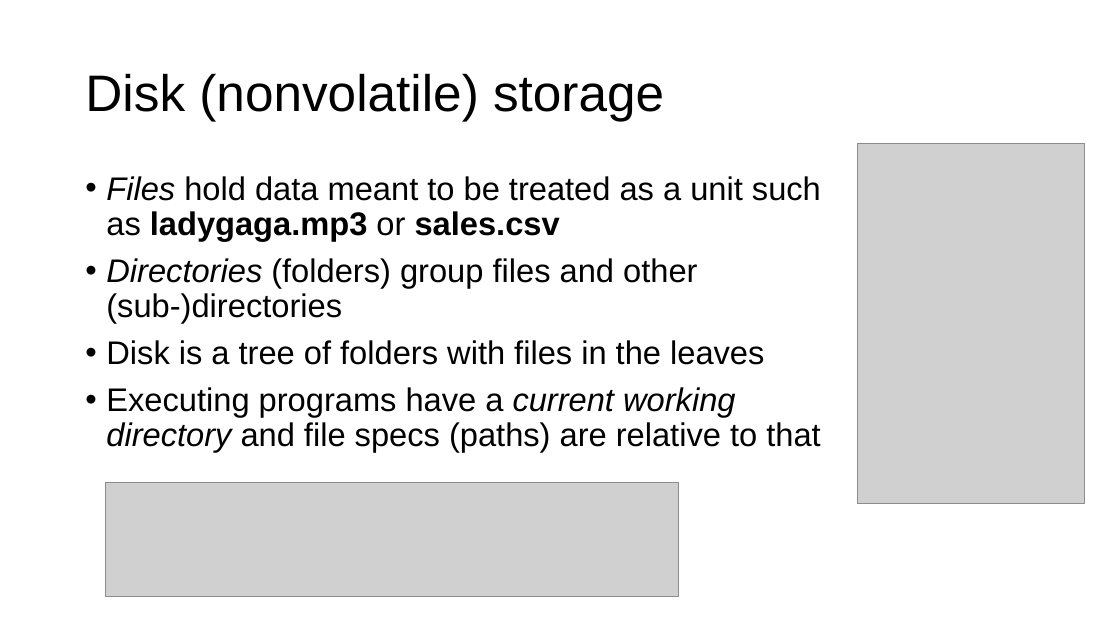
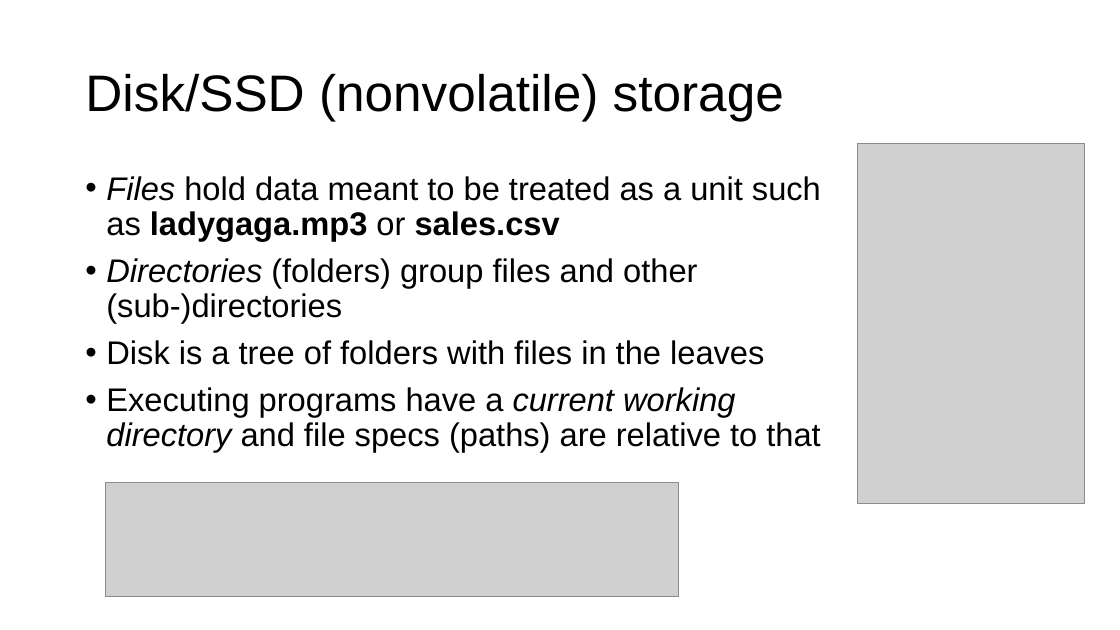
Before and after one commit to parrt/msds501, a slide deck: slide 12 of slides/overview.pptx. Drawn at 1120x630 pixels with LibreOffice and Linux fonts; fonts in the diff are those of the drawing; grey boxes stand for pictures; background and template pictures are left out. Boxes give left, top, right and bottom in pixels: in the first picture for what was removed or moved away, otherwise in the second. Text is boxed around its words. In the diff, an @@ line names an element or a change of style, - is before the commit and + after.

```diff
--- a/slides/overview.pptx
+++ b/slides/overview.pptx
@@ title at (85,73,784,121): text changed @@
-Disk (nonvolatile) storage
+Disk/SSD (nonvolatile) storage
```
Also in this commit, not shown: 2 other slides changed, 4 other files.
